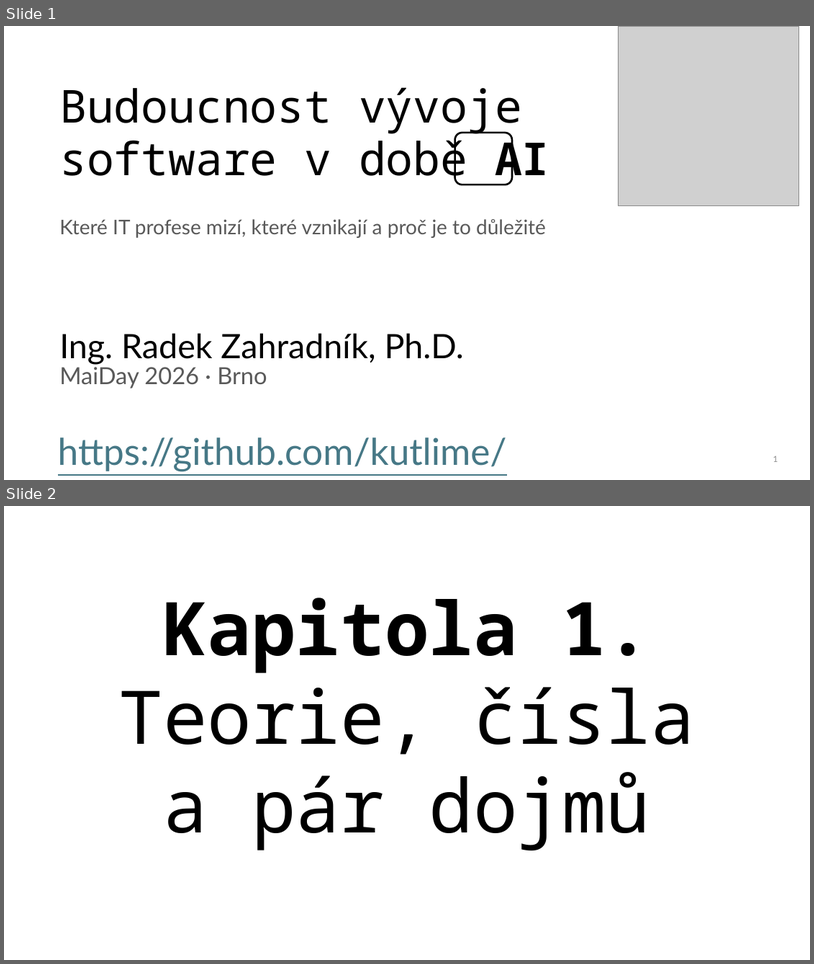
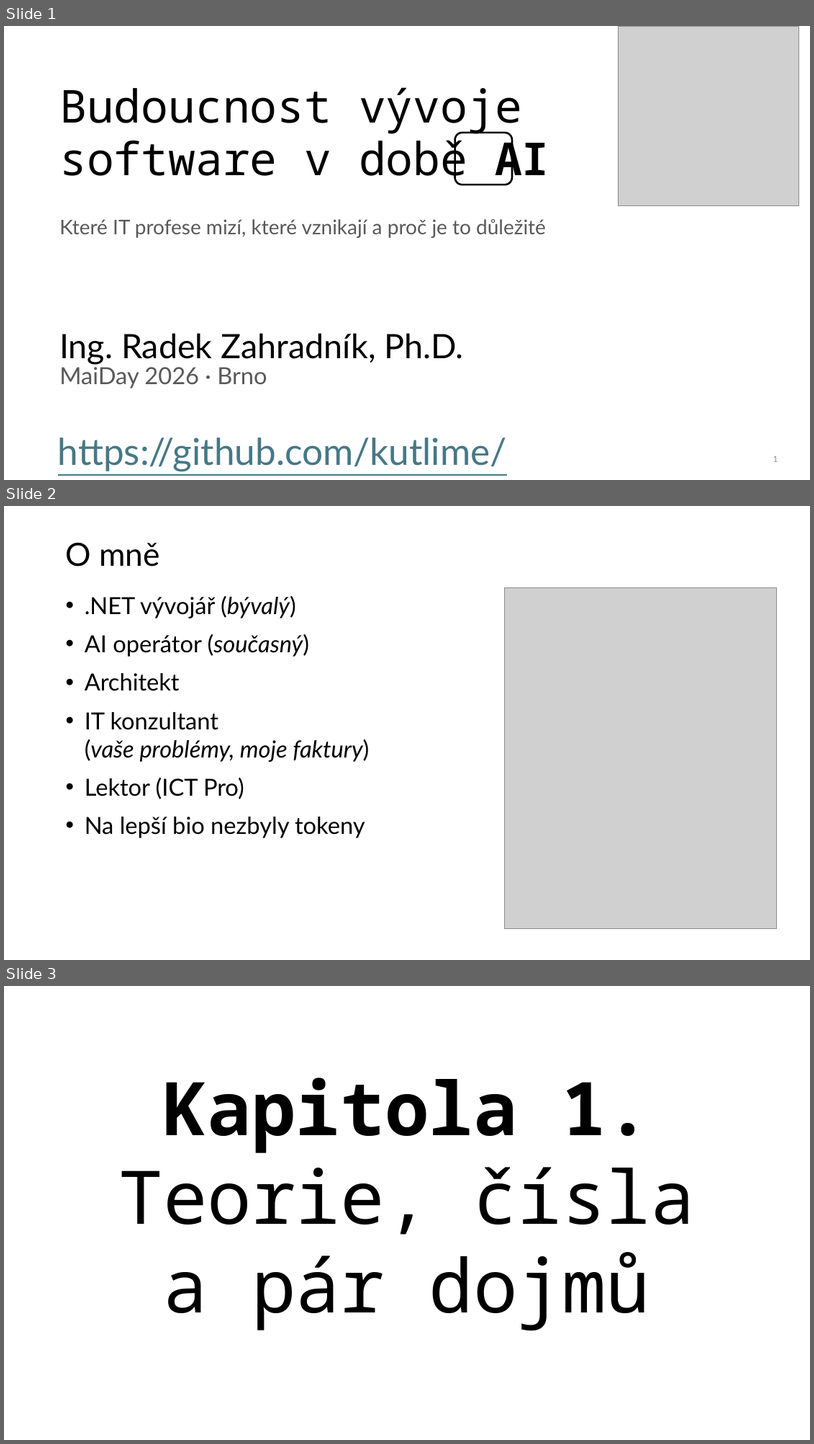
Before and after one commit to KUTlime/Talks, a slide deck: 2026-MaidayBrno/MaiDay2026-Budoucnost-vyvoje-v-dobe-AI - workshop v2.pptx. Shown one above the other, each under a label of ours: slides 1 and 2 before the commit, slides 1, 2 and 3 after it. The pictures are 814x964 and 814x1444 pixels, drawn with LibreOffice and Linux fonts; fonts in the diff are those of the drawing; grey boxes stand for pictures. Boxes give left, top, right and bottom in pixels: in the first picture for what was removed or moved away, otherwise in the second. Text is boxed around its words. In the diff, an @@ line names an element or a change of style, - is before the commit and + after.

```diff
--- a/2026-MaidayBrno/MaiDay2026-Budoucnost-vyvoje-v-dobe-AI - workshop v2.pptx
+++ b/2026-MaidayBrno/MaiDay2026-Budoucnost-vyvoje-v-dobe-AI - workshop v2.pptx
@@ slide 2 added at [4, 506, 810, 960], background #FFFFFF @@
@@ title added at [66, 543, 160, 566], 38 pt, text #000000 @@
+O mně
@@ picture added at [505, 587, 777, 928] @@
@@ text added at [85, 596, 369, 838], 28 pt, text #000000 @@
+• .NET vývojář (bývalý)
+• AI operátor (současný)
+• Architekt
+• IT konzultant
+  (vaše problémy, moje faktury)
+• Lektor (ICT Pro)
+• Na lepší bio nezbyly tokeny
@@ what was slide 2 is now slide 3 @@
```
Also in this commit, not shown: 4 slides changed.
